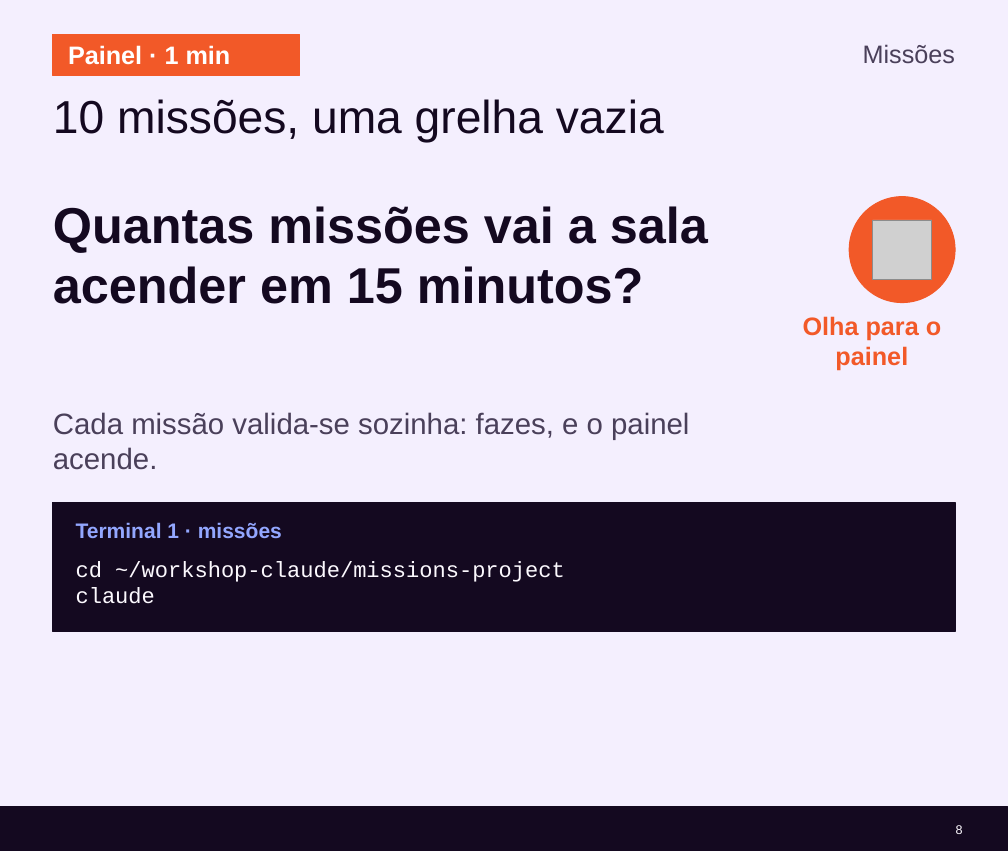
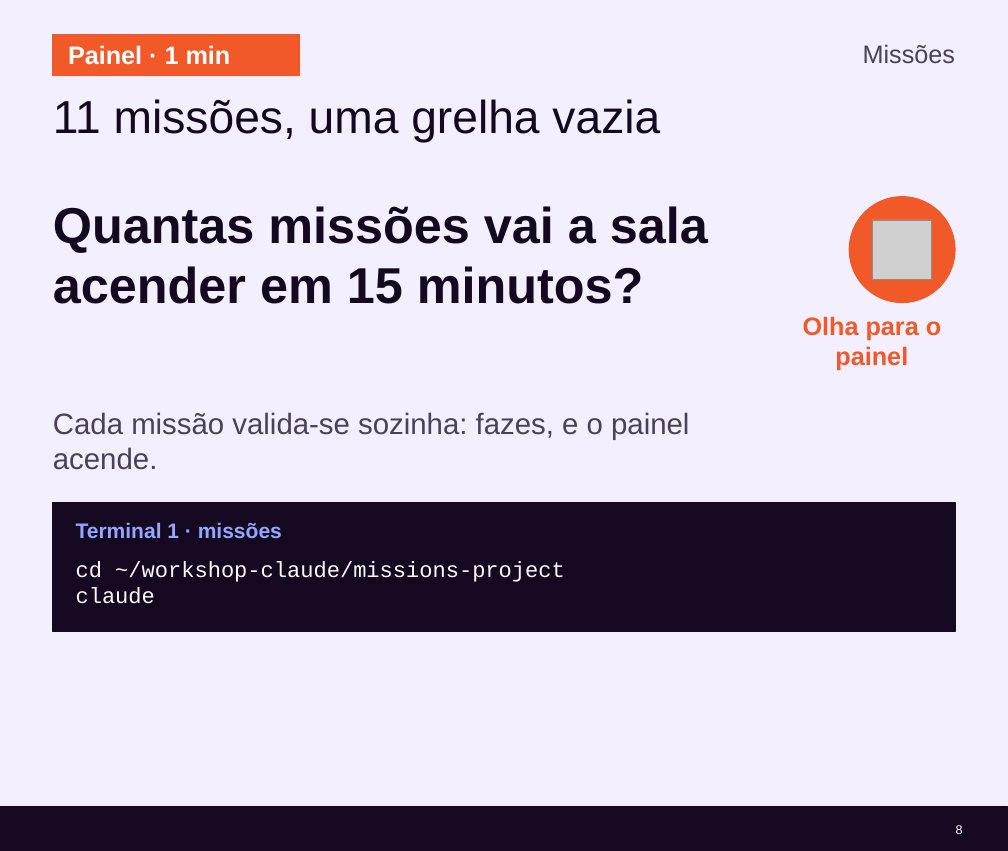
Before and after one commit to cx-guilherme-pinto/workshop-claude, a slide deck: slide 8 of slides/workshop-v2.pptx. Drawn at 1008x851 pixels with LibreOffice and Linux fonts; fonts in the diff are those of the drawing; grey boxes stand for pictures; background and template pictures are left out. Boxes give left, top, right and bottom in pixels: in the first picture for what was removed or moved away, otherwise in the second. Text is boxed around its words. In the diff, an @@ line names an element or a change of style, - is before the commit and + after.

```diff
--- a/slides/workshop-v2.pptx
+++ b/slides/workshop-v2.pptx
@@ title at <box>53,99,660,142</box>: text changed @@
-10 missões, uma grelha vazia
+11 missões, uma grelha vazia
```
Also in this commit, not shown: 3 other slides changed, 2 slides added, 1 slide removed, 57 other files.
